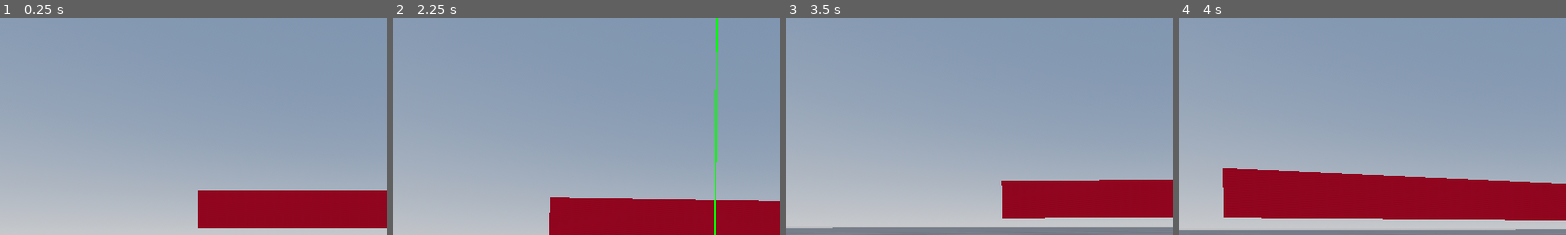
Above: before the commit, frames 1-4 (left to right).
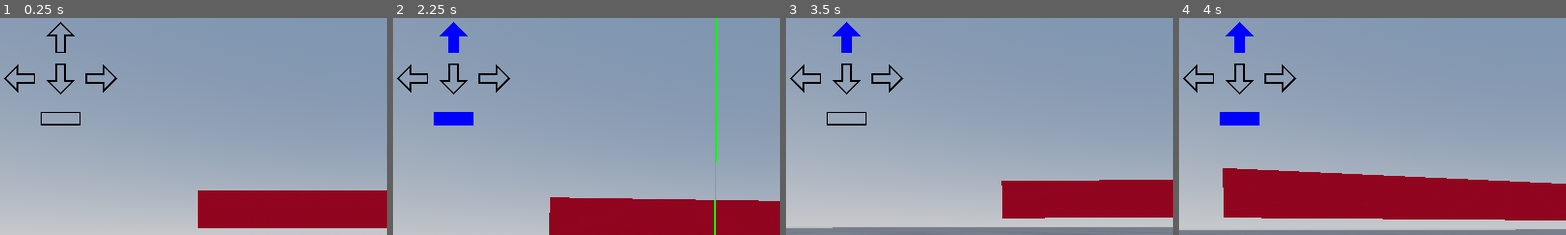
Above: after the commit, the same moments.

Repository: darichey/gibfest
Game: Godot game, scene res://Level.tscn
Two runs of this game, one before a commit and one after it. Both use one fixed random seed, a clock stepped at 60 frames per second and the inputs below.
Inputs (mouse positions are % of the whole screen's width and height, from its top left):
- Up to frame 1 (0.25 s): no input
- Up to frame 2 (2.25 s): move the mouse to (55, 50) at 0.52 s; hold Space (move_jump) 0.53-1.28 s; hold W (move_forward) from 0.53 s (still down); move the mouse to (45, 50) at 1.27 s; tap Space (move_jump) at 1.35, 1.52, 1.82 s; move the mouse to (52, 48) at 2.02 s; hold Space (move_jump) from 2.03 s (still down)
- Up to frame 3 (3.5 s): keep holding W (move_forward); move the mouse to (49, 52) at 2.77 s; release Space (move_jump) at 2.78 s; tap Space (move_jump) at 2.85, 3.02, 3.32 s
- Up to frame 4 (4 s): keep holding W (move_forward); move the mouse to (57, 51) at 3.52 s; hold Space (move_jump) from 3.53 s (still down)
The pictures show only the part of the screen within x 0-50%, y 0-50%; the shares and areas given below are measured in that part.

The runs differ from the first frame. In frame 1, 0.9% of the frame differs, in the area x 1-31%, y 1-50%; in frame 2, 1.7%; in frame 3, 1.2%; in frame 4, 1.7%.

Commit message:
Add controls visualization

Diff:
--- /dev/null
+++ b/game/ControlsVisual.gd
@@ -0,0 +1,27 @@
+extends Control
+
+@export var arrow_unpressed_texture: Texture2D
+@export var arrow_pressed_texture: Texture2D
+
+@export var jump_unpressed_texture: Texture2D
+@export var jump_pressed_texture: Texture2D
+
+func update(node, input):
+	if Input.is_action_pressed(input):
+		node.texture = arrow_pressed_texture
+	else:
+		node.texture = arrow_unpressed_texture
+
+func _draw() -> void:
+	update($ForwardRect/TextureRect, "move_forward")
+	update($BackRect/TextureRect, "move_back")
+	update($LeftRect/TextureRect, "move_left")
+	update($RightRect/TextureRect, "move_right")
+
+	if Input.is_action_pressed("move_jump"):
+		$JumpRect/TextureRect.texture = jump_pressed_texture
+	else:
+		$JumpRect/TextureRect.texture = jump_unpressed_texture
+
+func _process(delta: float) -> void:
+	self.queue_redraw()
--- a/game/Player.tscn
+++ b/game/Player.tscn
@@ -1,8 +1,13 @@
-[gd_scene load_steps=6 format=3 uid="uid://341t63onpo4w"]
+[gd_scene load_steps=11 format=3 uid="uid://341t63onpo4w"]
 
 [ext_resource type="Script" path="res://Player.gd" id="1_0m806"]
 [ext_resource type="Script" path="res://SpeedLabel.gd" id="2_wyhm1"]
 [ext_resource type="Script" path="res://VelocityVisual.gd" id="3_1mth0"]
+[ext_resource type="Texture2D" uid="uid://w001nncrj1o8" path="res://arrow.svg" id="4_7nhjn"]
+[ext_resource type="Script" path="res://ControlsVisual.gd" id="4_hovwt"]
+[ext_resource type="Texture2D" uid="uid://rrnutjdlr04y" path="res://filled_arrow.svg" id="6_758ab"]
+[ext_resource type="Texture2D" uid="uid://dh2r5e1fxhimt" path="res://rect.svg" id="7_fia05"]
+[ext_resource type="Texture2D" uid="uid://cegpse67d6jyf" path="res://filled_rect.svg" id="8_qvruy"]
 
 [sub_resource type="CapsuleMesh" id="CapsuleMesh_mvex6"]
 
@@ -37,6 +42,82 @@
 [node name="VelocityVisual" type="Control" parent="DebugOverlay"]
 layout_mode = 3
 anchors_preset = 0
+offset_right = 27.0
+offset_bottom = 26.0
+script = ExtResource("3_1mth0")
+
+[node name="ControlsVisual" type="Control" parent="DebugOverlay"]
+layout_mode = 3
+anchors_preset = 0
 offset_right = 40.0
 offset_bottom = 40.0
-script = ExtResource("3_1mth0")
+script = ExtResource("4_hovwt")
+arrow_unpressed_texture = ExtResource("4_7nhjn")
+arrow_pressed_texture = ExtResource("6_758ab")
+jump_unpressed_texture = ExtResource("7_fia05")
+jump_pressed_texture = ExtResource("8_qvruy")
+
+[node name="ForwardRect" type="BoxContainer" parent="DebugOverlay/ControlsVisual"]
+layout_mode = 0
+offset_left = 100.0
+offset_right = 200.0
+offset_bottom = 100.0
+
+[node name="TextureRect" type="TextureRect" parent="DebugOverlay/ControlsVisual/ForwardRect"]
+layout_mode = 2
+texture = ExtResource("4_7nhjn")
+expand_mode = 3
+stretch_mode = 5
+
+[node name="BackRect" type="BoxContainer" parent="DebugOverlay/ControlsVisual"]
+layout_mode = 0
+offset_left = 200.0
+offset_top = 200.0
+offset_right = 300.0
+offset_bottom = 300.0
+rotation = 3.14159
+
+[node name="TextureRect" type="TextureRect" parent="DebugOverlay/ControlsVisual/BackRect"]
+layout_mode = 2
+texture = ExtResource("4_7nhjn")
+expand_mode = 3
+stretch_mode = 5
+
+[node name="LeftRect" type="BoxContainer" parent="DebugOverlay/ControlsVisual"]
+layout_mode = 0
+offset_top = 200.0
+offset_right = 100.0
+offset_bottom = 300.0
+rotation = -1.5708
+
+[node name="TextureRect" type="TextureRect" parent="DebugOverlay/ControlsVisual/LeftRect"]
+layout_mode = 2
+texture = ExtResource("4_7nhjn")
+expand_mode = 3
+stretch_mode = 5
+
+[node name="RightRect" type="BoxContainer" parent="DebugOverlay/ControlsVisual"]
+layout_mode = 0
+offset_left = 300.0
+offset_top = 100.0
+offset_right = 400.0
+offset_bottom = 200.0
+rotation = 1.5708
+
+[node name="TextureRect" type="TextureRect" parent="DebugOverlay/ControlsVisual/RightRect"]
+layout_mode = 2
+texture = ExtResource("4_7nhjn")
+expand_mode = 3
+stretch_mode = 5
+
+[node name="JumpRect" type="BoxContainer" parent="DebugOverlay/ControlsVisual"]
+layout_mode = 0
+offset_left = 100.0
+offset_top = 200.0
+offset_right = 200.0
+offset_bottom = 300.0
+
+[node name="TextureRect" type="TextureRect" parent="DebugOverlay/ControlsVisual/JumpRect"]
+layout_mode = 2
+texture = ExtResource("7_fia05")
+expand_mode = 3
--- /dev/null
+++ b/game/arrow.svg
@@ -0,0 +1,2 @@
+<?xml version="1.0" encoding="utf-8"?><!-- Uploaded to: SVG Repo, www.svgrepo.com, Generator: SVG Repo Mixer Tools -->
+<svg width="800px" height="800px" viewBox="0 0 24 24" xmlns="http://www.w3.org/2000/svg"><path d="M3.25 11H9v10h6V11h5.75L12 2.25zM14 10v10h-4V10H5.664L12 3.664 18.336 10z"/><path fill="none" d="M0 0h24v24H0z"/></svg>
--- /dev/null
+++ b/game/filled_arrow.svg
@@ -0,0 +1,2 @@
+<?xml version="1.0" encoding="utf-8"?><!-- Uploaded to: SVG Repo, www.svgrepo.com, Generator: SVG Repo Mixer Tools -->
+<svg width="800px" height="800px" viewBox="0 0 24 24" xmlns="http://www.w3.org/2000/svg"><path fill="blue" d="M 3.25 11 H 9 v 10 h 6 V 11 h 5.75 L 12 2.25 z"/></svg>
--- /dev/null
+++ b/game/filled_rect.svg
@@ -0,0 +1,2 @@
+<?xml version="1.0" encoding="utf-8"?>
+<svg width="800px" height="800px" viewBox="0 0 30 10" xmlns="http://www.w3.org/2000/svg"><path fill="blue" d="m 0 0 v 10 h 30 v -10 z"/></svg>
--- /dev/null
+++ b/game/rect.svg
@@ -0,0 +1,2 @@
+<?xml version="1.0" encoding="utf-8"?>
+<svg width="800px" height="800px" viewBox="0 0 30 10" xmlns="http://www.w3.org/2000/svg"><path fill="black" d="m 0 0 v 10 h 30 v -10 z m 1 1 h 28 v 8 h -28 z"/></svg>
Not shown, added: game/arrow.svg.import
Not shown, added: game/filled_arrow.svg.import
Not shown, added: game/filled_rect.svg.import
Not shown, added: game/rect.svg.import
